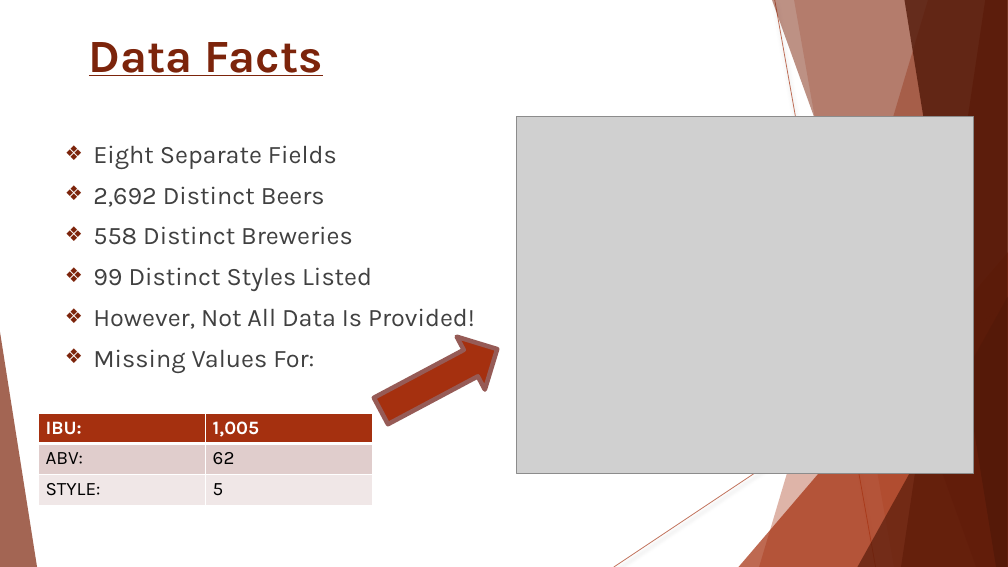
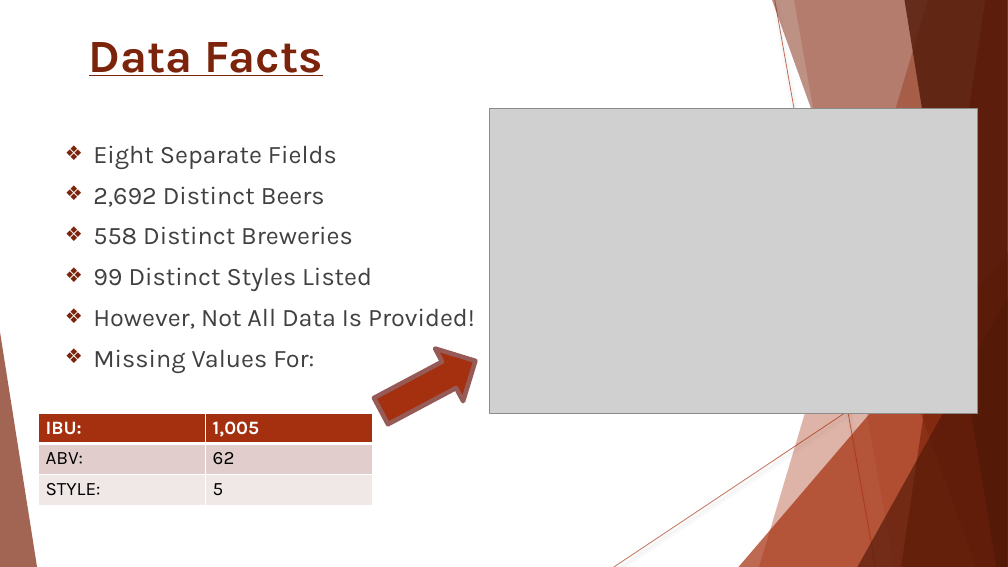
Before and after one commit to Wu-Sophia/BeerAnalysis, a slide deck: slide 3 of DataDynamos_BeerMarketingPresentation.pptx. Drawn at 1008x567 pixels with LibreOffice and Linux fonts; fonts in the diff are those of the drawing; grey boxes stand for pictures; background and template pictures are left out. Boxes give left, top, right and bottom in pixels: in the first picture for what was removed or moved away, otherwise in the second. Text is boxed around its words. In the diff, an @@ line names an element or a change of style, - is before the commit and + after.

```diff
--- a/DataDynamos_BeerMarketingPresentation.pptx
+++ b/DataDynamos_BeerMarketingPresentation.pptx
@@ picture: place and size @@
-picture at (516,116,974,473)
+picture at (489,109,977,414)
@@ right arrow: place and size @@
-right arrow at (367,323,511,437)
+right arrow at (367,334,490,438)
```
Also in this commit, not shown: 9 other slides changed.
